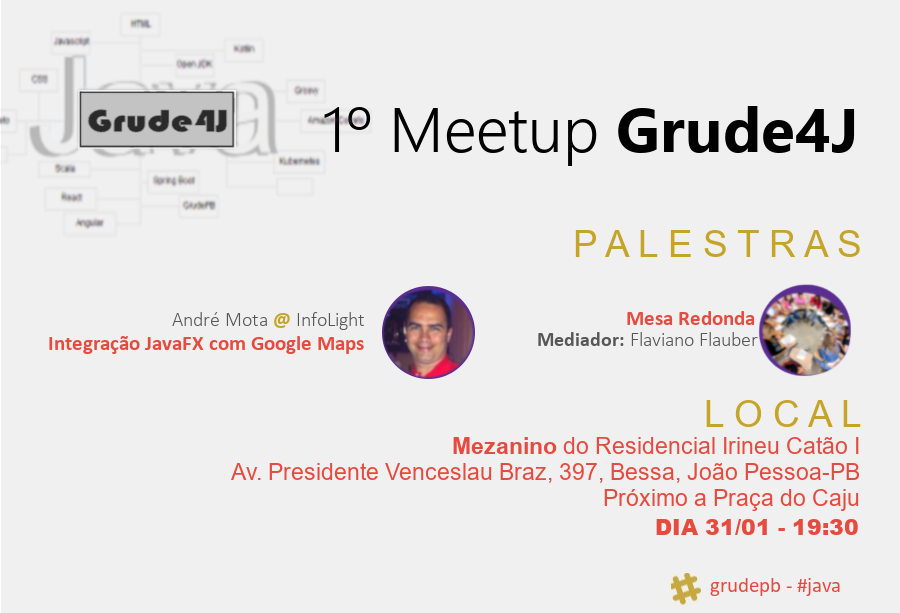
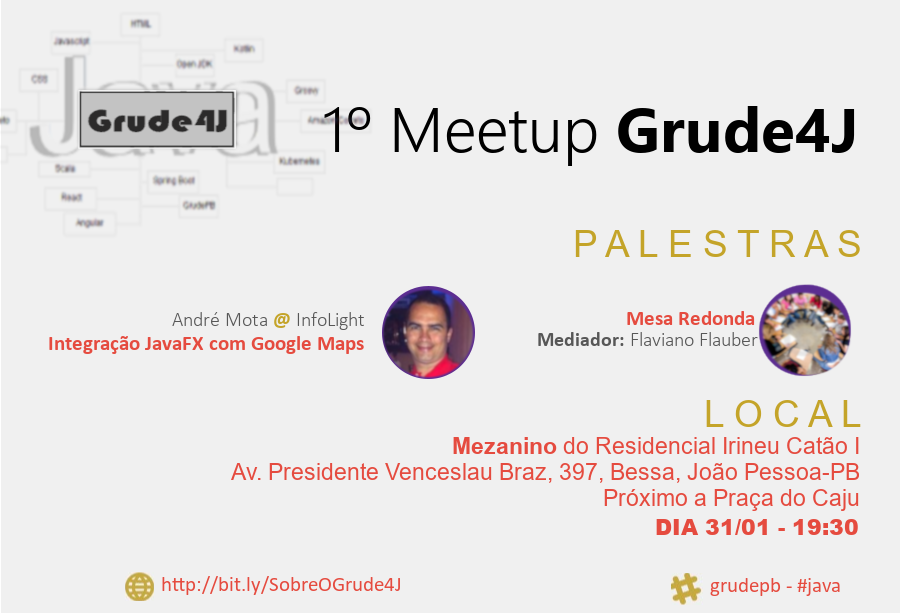
Layer changes from the first (900, 613) image to the second:
showed "Palestra 1 - Nome da Palestra #1", painted on it over <box>162,576,400,595</box>
showed "Símbolo de site" over <box>125,572,154,601</box>
